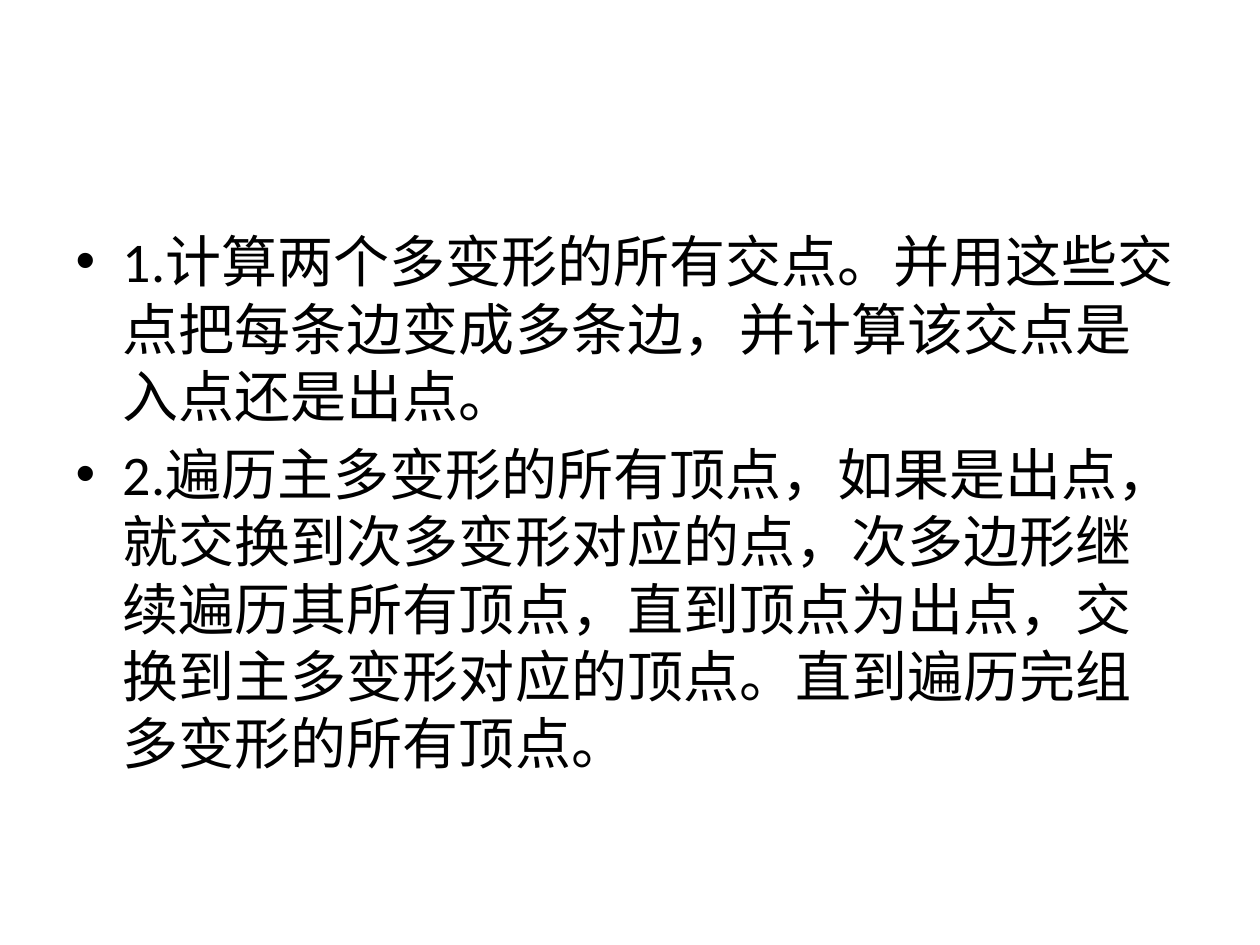
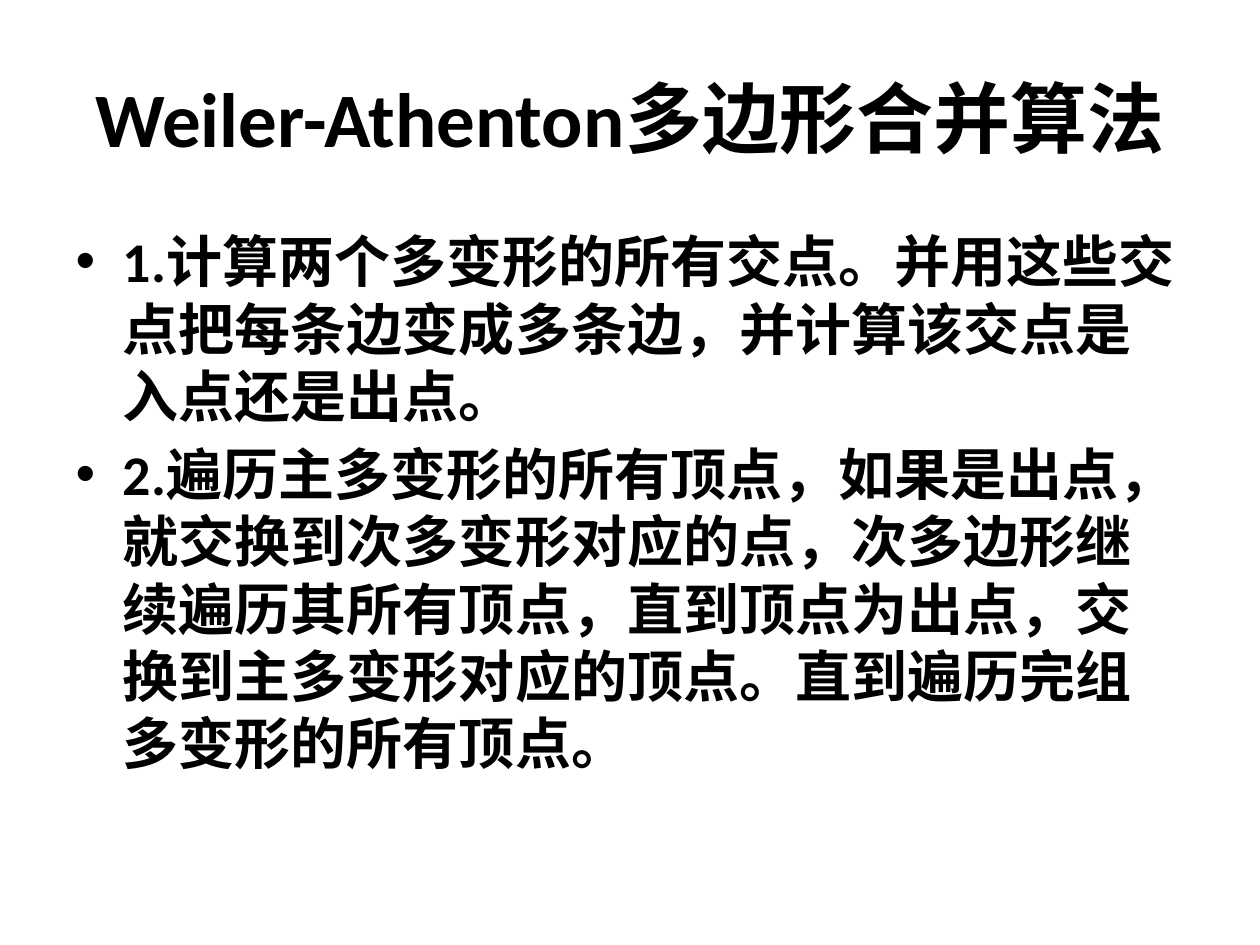
Before and after one commit to heyaolong1987/my-webgame, a slide deck: slide 12 of 工作文档/AStar算法及导航网格寻路.pptx (slide 11 before the commit). Drawn at 1260x945 pixels with LibreOffice and Linux fonts; fonts in the diff are those of the drawing. Boxes give left, top, right and bottom in pixels: in the first picture for what was removed or moved away, otherwise in the second. Text is boxed around its words. In the diff, an @@ line names an element or a change of style, - is before the commit and + after.

```diff
--- a/工作文档/AStar算法及导航网格寻路.pptx
+++ b/工作文档/AStar算法及导航网格寻路.pptx
@@ title added at (95, 83, 1164, 155), 44 pt, text #000000, bold @@
+Weiler-Athenton多边形合并算法
@@ text "1.计算两个多变形的所有交点。并用这些交点把每条边变成多条边，并计算该交点是入点还是出点。" at (123, 235, 1175, 769): bold on @@
```
Also in this commit, not shown: 7 other slides changed, 6 slides added, 1 slide removed.
